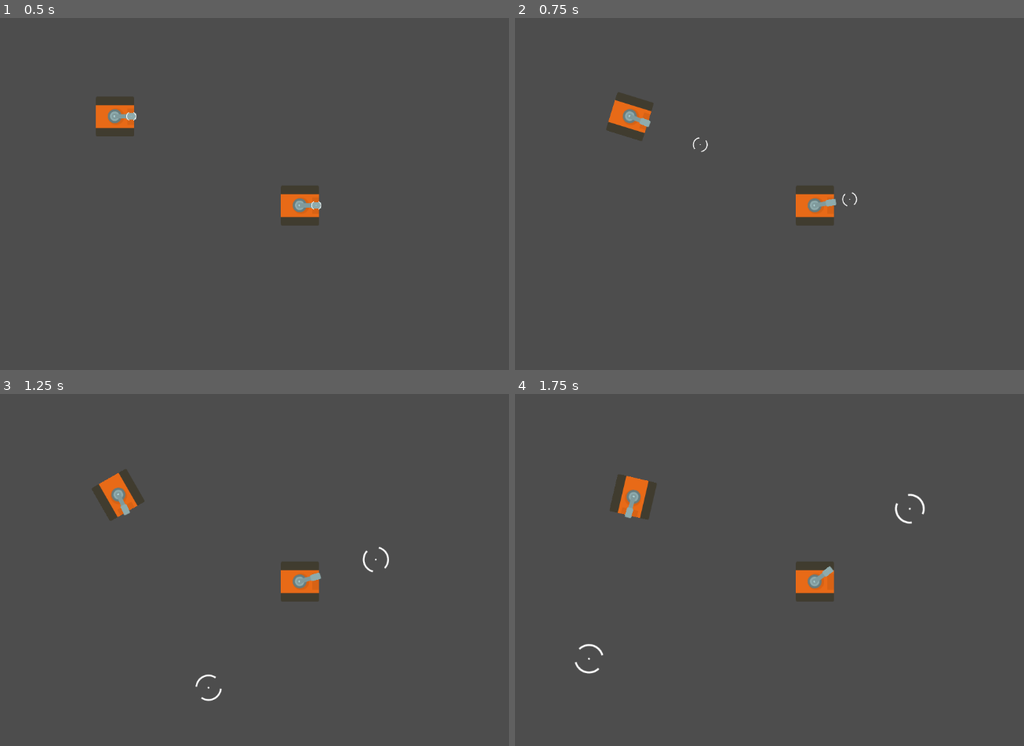
Above: before the commit, frames 1-4 (two rows, left to right).
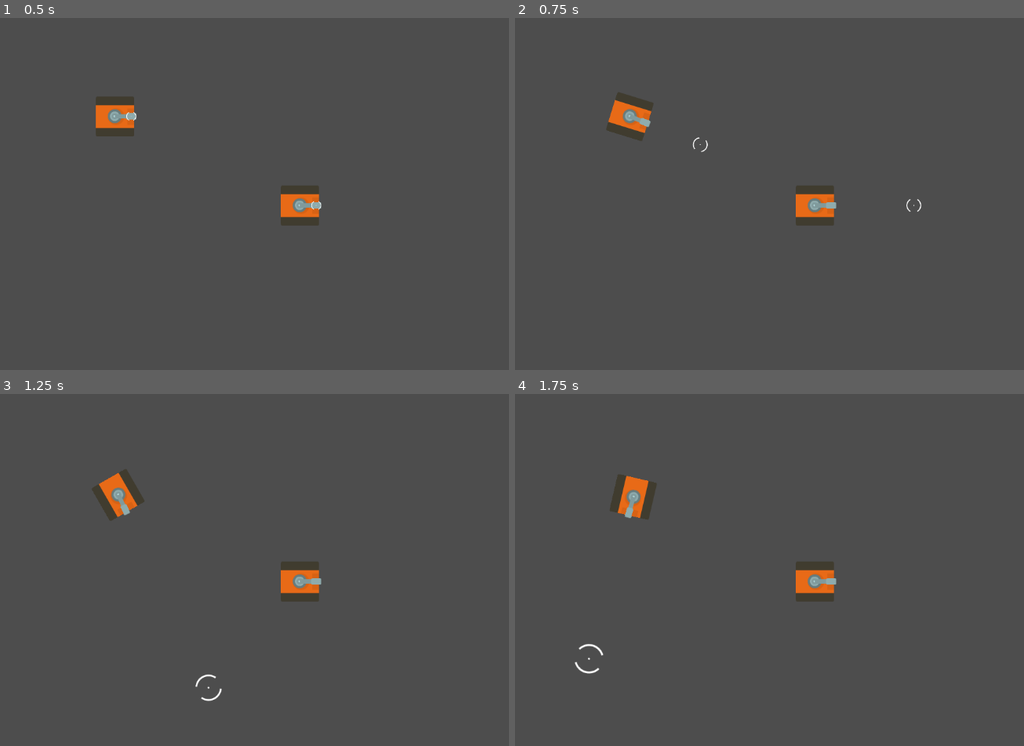
Above: after the commit, the same moments.

Repository: KakCmambnporpawwucmow/tanks_kidz
Game: Godot game, scene res://layers/test.tscn
Two runs of this game, one before a commit and one after it. Both use one fixed random seed, a clock stepped at 60 frames per second and the inputs below.
Inputs (mouse positions are in pixels of both pictures, inside the frame that each line leads up to):
- Up to frame 1 (0.5 s): no input
- Up to frame 2 (0.75 s): tap Enter at 0.5 s; move the mouse to (917, 176) at 0.52 s; hold D (rotate_right) from 0.53 s (still down); hold E (ammo_ap) from 0.53 s (still down)
- Up to frame 3 (1.25 s): keep holding D (rotate_right); keep holding E (ammo_ap); tap W (move_forward) at 0.77, 1.07 s; tap R (ammo_he) at 0.8 s
- Up to frame 4 (1.75 s): keep holding D (rotate_right); move the mouse to (652, 587) at 1.27 s; release E (ammo_ap) at 1.28 s; tap R (ammo_he) at 1.35 s; tap W (move_forward) at 1.52 s; tap F (ammo_heat) at 1.55 s

Frame 1 is identical in both runs. In frame 2, 0.1% of the frame differs, in the area x 57-80%, y 49-56%; in frame 3, 0.1%; in frame 4, 0.2%, in the area x 57-81%, y 28-56%.
Error in both runs: Invalid call. Nonexistent function 'get_remaining_ammo' in base 'Node (WeaponSystem)'. (res://entities/tanks/base/tank.gd:81)

Commit message:
Add
Добавлена команда следования пушки и указателя цели по курсоры мыши.

Diff:
--- a/command/TankRotateTurretCommand.gd
+++ b/command/TankRotateTurretCommand.gd
@@ -2,16 +2,17 @@
 class_name TankRotateTurretCommand
 extends Command
 
-var target_angle: float
+var target_pos: Vector2
 
-func init(angle: float) -> void:
-	target_angle = angle
+func init(pos: Vector2) -> Command:
+	target_pos = pos
+	return self
 
 func execute(entity: Node) -> void:
 	if entity is Tank:
-		entity.rotate_turret(target_angle)
+		entity.rotating_turret_to(target_pos)
 
 func serialize() -> Dictionary:
 	var data = super()
-	data["target_angle"] = target_angle
+	data["target_pos"] = target_pos
 	return data
--- a/command/command_producer.gd
+++ b/command/command_producer.gd
@@ -7,6 +7,7 @@
 var tankRotateCommand:TankRotateCommand = null
 var tankFireCommand:TankShootCommand = null
 var tankSwitchAmmoCommand:TankSwitchAmmoCommand = null
+var tankRotateTurretCommand:TankRotateTurretCommand = null
 var currentCommand:Command = null
 
 func _ready() -> void:
@@ -14,6 +15,7 @@
 	tankRotateCommand = TankRotateCommand.new()
 	tankFireCommand = TankShootCommand.new()
 	tankSwitchAmmoCommand = TankSwitchAmmoCommand.new()
+	tankRotateTurretCommand = TankRotateTurretCommand.new()
 
 func _input(event):
 	currentCommand = null
@@ -25,6 +27,7 @@
 	if event.is_action_released("move_forward") || event.is_action_released("move_backward"):
 		currentCommand = tankMoveCommand.init(Vector2.ZERO)
 
+	# Управление поворотом
 	if event.is_action_pressed("rotate_left"):
 		currentCommand = tankRotateCommand.init(Tank.ERotate.LEFT)
 	if event.is_action_pressed("rotate_right"):
@@ -32,11 +35,11 @@
 	if event.is_action_released("rotate_left") || event.is_action_released("rotate_right"):
 		currentCommand = tankRotateCommand.init(Tank.ERotate.STOP)
 
-
-	# Управление стрельбой и боеприпасами
+	# Управление стрельбой
 	if event.is_action_pressed("fire"):
 		currentCommand = tankFireCommand
 
+	# Управление переключением боеприпасов
 	if event.is_action_pressed("ammo_ap"):
 		currentCommand = tankSwitchAmmoCommand.init(WeaponSystem.ProjectileType.AP)
 	elif event.is_action_pressed("ammo_he"):
@@ -46,5 +49,8 @@
 	elif event.is_action_pressed("ammo_missile"):
 		currentCommand = tankSwitchAmmoCommand.init(WeaponSystem.ProjectileType.MISSILE)
 
+	if event is InputEventMouseMotion:
+		currentCommand = tankRotateTurretCommand.init(get_global_mouse_position())
+
 	if currentCommand:
 		tank.proc_command(currentCommand)
--- a/entities/tanks/base/smart_crosshair.gd
+++ b/entities/tanks/base/smart_crosshair.gd
@@ -7,6 +7,7 @@
 @export var unscale_time: float = 2.0
 var tween_move:Tween = null
 var delta_scale = max_scale.x - min_scale.x
+var last_position:Vector2 = Vector2.ZERO
 
 func _input(event):
 	if event is InputEventMouseMotion:
@@ -24,7 +25,9 @@
 func get_spread_norm()->float:
 	return (scale.x - min_scale.x) / delta_scale
 
-func update_position():
-	var parent = get_parent() as Node2D
-	parent.global_position.distance_to(get_global_mouse_position())
-	move(parent.global_position.distance_to(get_global_mouse_position()))
+func update_position(position:Vector2 = Vector2.ZERO):
+	if position == Vector2.ZERO:
+		position = last_position
+	else:
+		last_position = position
+	move(get_parent().global_position.distance_to(position))
--- a/entities/tanks/base/tank.gd
+++ b/entities/tanks/base/tank.gd
@@ -83,6 +83,9 @@
 		print("Switched to: ", get_ammo_type_name())
 	else:
 		print("Cannot switch to ", weapon_system.get_projectile_name(new_type), " - out of ammo")
+
+func rotating_turret_to(position:Vector2):
+	turret.update_position(position)
 
 # Новый метод для получения полной информации о точности
 func get_accuracy_info() -> Dictionary:
--- a/entities/tanks/base/turret.gd
+++ b/entities/tanks/base/turret.gd
@@ -10,6 +10,7 @@
 var current_aim_position: Vector2 = Vector2.ZERO
 var is_moving: bool = false
 var last_position: Vector2 = Vector2.ZERO
+var aim_position: Vector2 = Vector2.ZERO
 
 @onready var aim:Sprite2D = $CrosshairSprite
 
@@ -21,16 +22,11 @@
 func _process(delta):
 	check_movement()
 
-func _input(event):
-	if event is InputEventMouseMotion:
-		mover.smooth_look_at(get_global_mouse_position())
-		aim.update_position()
-
 func check_movement():
 	# Проверяем движение по изменению позиции
 	if global_position.distance_to(last_position) > movement_threshold:
-		mover.smooth_look_at(get_global_mouse_position())
-		aim.update_position()
+		mover.smooth_look_at(aim_position)
+		aim.update_position(aim_position)
 		last_position = global_position
 
 # Получить направление выстрела с учетом рассеивания
@@ -47,3 +43,8 @@
 
 func fire_effect():
 	$AnimationPlayer.play("fire")
+
+func update_position(position:Vector2):
+	aim_position = position
+	mover.smooth_look_at(aim_position)
+	aim.update_position(aim_position)
